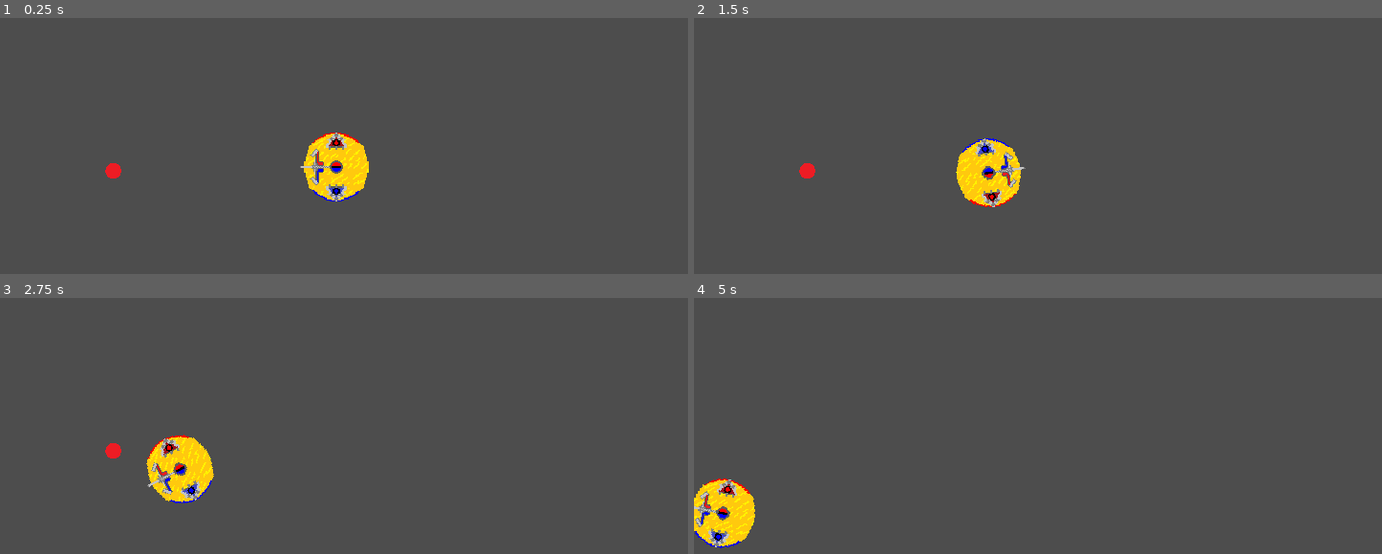
Above: before the commit, frames 1-4 (two rows, left to right).
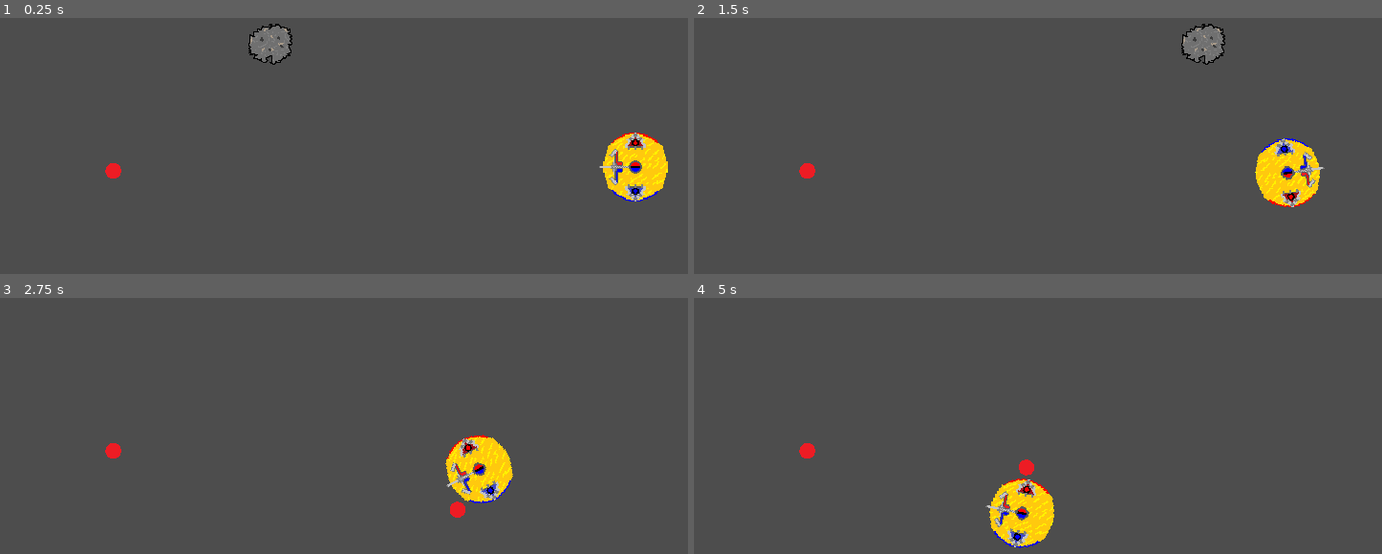
Above: after the commit, the same moments.

Repository: Austincain1006/MelonJam2024
Game: Godot game, scene res://main.tscn
The game is run twice, just before and just after one commit, with the same random seed, the same clock (stepped at 60 frames per second) and the same inputs.
Inputs (mouse positions are in pixels of both pictures, inside the frame that each line leads up to):
- Up to frame 1 (0.25 s): no input
- Up to frame 2 (1.5 s): move the mouse to (1189, 161) at 0.52 s; hold D (RotateRight) 0.53-1.28 s; hold Right mouse button (FireNegative) 0.53-1.28 s; click (1189, 161) at 0.8 s; move the mouse to (900, 207) at 1.27 s; hold S (MoveBackward) from 1.28 s (still down); click (900, 207) at 1.35 s
- Up to frame 3 (2.75 s): right-click (206, 487) at 1.55 s; move the mouse to (412, 362) at 2.02 s; release S (MoveBackward) at 2.03 s; hold D (RotateRight) from 2.03 s (still down); hold Right mouse button (FireNegative) from 2.03 s (still down); click (412, 362) at 2.3 s
- Up to frame 4 (5 s): move the mouse to (outside the picture) at 2.77 s; release D (RotateRight) at 2.78 s; release Right mouse button (FireNegative) at 2.78 s; hold W (MoveForward) 2.78-3.53 s; click (outside the picture) at 2.85 s; right-click (outside the picture) at 3.05 s; move the mouse to (1244, 530) at 3.52 s; hold Right mouse button (FireNegative) 3.53-4.28 s; hold A (RotateLeft) from 3.53 s (still down); click (1244, 530) at 3.8 s; move the mouse to (831, 395) at 4.27 s; click (831, 395) at 4.35 s; right-click (831, 395) at 4.55 s

The runs differ from the first frame. In frame 1, 4.5% of the frame differs, in the area x 36-98%, y 2-72%; in frame 2, 4.6%, in the area x 38-92%, y 2-74%; in frame 3, 3.9%; in frame 4, 4.0%.

Commit message:
Added Asteroid

Diff:
--- a/Player.tscn
+++ b/Player.tscn
@@ -39,6 +39,9 @@
 wait_time = 2.0
 one_shot = true
 
+[node name="CannonBarrel" type="Marker2D" parent="."]
+position = Vector2(-48, 0)
+
 [connection signal="area_entered" from="PositivePole" to="." method="_on_positive_pole_area_entered"]
 [connection signal="area_entered" from="NegativePole" to="." method="_on_negative_pole_area_entered"]
 [connection signal="timeout" from="CannonTimer" to="." method="_on_cannon_timer_timeout"]
--- /dev/null
+++ b/asteroid.gd
@@ -0,0 +1,40 @@
+extends Area2D
+
+var isPositiveCharge
+@export var speed = 200
+var velocity
+
+# Called when the node enters the scene tree for the first time.
+func _ready():
+	isPositiveCharge = null
+	setVelocity( Vector2(1,0) )
+
+
+func _physics_process(delta):
+	velocity = velocity.normalized() * speed
+	position += velocity * delta
+
+
+func setVelocity(vel):
+	velocity = vel
+	velocity = velocity.normalized() * speed
+
+
+func setCharge(charge):
+	isPositiveCharge = charge
+	if charge:
+		$Sprite2D.texture = load("res://Art/asteroidPositive.png")
+	if !charge:
+		$Sprite2D.texture = load("res://Art/asteroidNegative.png")
+
+
+
+func _on_area_2d_area_entered(area):
+	if isPositiveCharge == null || !area.is_in_group("Ion"):
+		return
+
+
+# Main Collision Hitbox
+func _on_body_entered(body):
+	if body.is_in_group("Player"):
+		queue_free()
--- /dev/null
+++ b/asteroid.tscn
@@ -0,0 +1,28 @@
+[gd_scene load_steps=5 format=3 uid="uid://i1iwedi4xvsh"]
+
+[ext_resource type="Script" path="res://asteroid.gd" id="1_083qk"]
+[ext_resource type="Texture2D" uid="uid://j7it12x37v36" path="res://Art/asteroidNeutral.png" id="1_yq4tp"]
+
+[sub_resource type="CircleShape2D" id="CircleShape2D_gql1m"]
+radius = 19.0
+
+[sub_resource type="CircleShape2D" id="CircleShape2D_awy5i"]
+radius = 78.1601
+
+[node name="Asteroid" type="Area2D"]
+script = ExtResource("1_083qk")
+
+[node name="Sprite2D" type="Sprite2D" parent="."]
+texture_filter = 1
+texture = ExtResource("1_yq4tp")
+
+[node name="CollisionShape2D" type="CollisionShape2D" parent="."]
+shape = SubResource("CircleShape2D_gql1m")
+
+[node name="MagneticField" type="Area2D" parent="."]
+
+[node name="CollisionShape2D" type="CollisionShape2D" parent="MagneticField"]
+shape = SubResource("CircleShape2D_awy5i")
+
+[connection signal="body_entered" from="." to="." method="_on_body_entered"]
+[connection signal="area_entered" from="MagneticField" to="." method="_on_area_2d_area_entered"]
--- a/ion.gd
+++ b/ion.gd
@@ -21,6 +21,7 @@
 
 
 func setCharge(charge):
+	print(charge)
 	isPositiveCharge = charge
 	# Set Texture of Ion to Match Charge
 	if charge == false:
@@ -40,3 +41,7 @@
 		queue_free()
 	else:
 		print("Collision!")
+
+
+func _on_visible_on_screen_notifier_2d_screen_exited():
+	queue_free()
--- a/ion.tscn
+++ b/ion.tscn
@@ -17,4 +17,7 @@
 [node name="CollisionShape2D" type="CollisionShape2D" parent="."]
 shape = SubResource("CircleShape2D_eu4og")
 
+[node name="VisibleOnScreenNotifier2D" type="VisibleOnScreenNotifier2D" parent="."]
+
 [connection signal="body_entered" from="." to="." method="_on_body_entered"]
+[connection signal="screen_exited" from="VisibleOnScreenNotifier2D" to="." method="_on_visible_on_screen_notifier_2d_screen_exited"]
--- a/main.tscn
+++ b/main.tscn
@@ -1,12 +1,16 @@
-[gd_scene load_steps=3 format=3 uid="uid://cn7ird88eupwv"]
+[gd_scene load_steps=4 format=3 uid="uid://cn7ird88eupwv"]
 
 [ext_resource type="PackedScene" uid="uid://cthywtjlqfrab" path="res://Player.tscn" id="1_2lql5"]
 [ext_resource type="PackedScene" uid="uid://bg1a2u5l6x3s5" path="res://ion.tscn" id="2_jvr20"]
+[ext_resource type="PackedScene" uid="uid://i1iwedi4xvsh" path="res://asteroid.tscn" id="3_pevas"]
 
 [node name="Main" type="Node"]
 
 [node name="Player" parent="." instance=ExtResource("1_2lql5")]
-position = Vector2(352, 223)
+position = Vector2(665, 223)
 
 [node name="Ion" parent="." instance=ExtResource("2_jvr20")]
 position = Vector2(119, 227)
+
+[node name="Asteroid" parent="." instance=ExtResource("3_pevas")]
+position = Vector2(233, 93)
--- a/player.gd
+++ b/player.gd
@@ -4,7 +4,7 @@
 
 @export var speed = 220
 @export var rotateSpeed = 4.0
-@onready var ionScene : PackedScene
+@export var ionScene : PackedScene
 var rotationDirection
 var cannonFired
 
@@ -27,10 +27,15 @@
 	if cannonFired:
 		return
 
+	var ion = ionScene.instantiate()
+
 	if charge:
-		print("+")
+		ion.setCharge(true)
 	else:
-		print("-")
+		ion.setCharge(false)
+
+	owner.add_child(ion)
+	ion.transform = $CannonBarrel.global_transform
 
 	cannonFired = true
 	$CannonTimer.start()
Binary file added: Art/asteroidNegative.png
Not shown, added: Art/asteroidNegative.png.import
Binary file added: Art/asteroidNeutral.png
Not shown, added: Art/asteroidNeutral.png.import
Binary file added: Art/asteroidPositive.png
Not shown, added: Art/asteroidPositive.png.import
